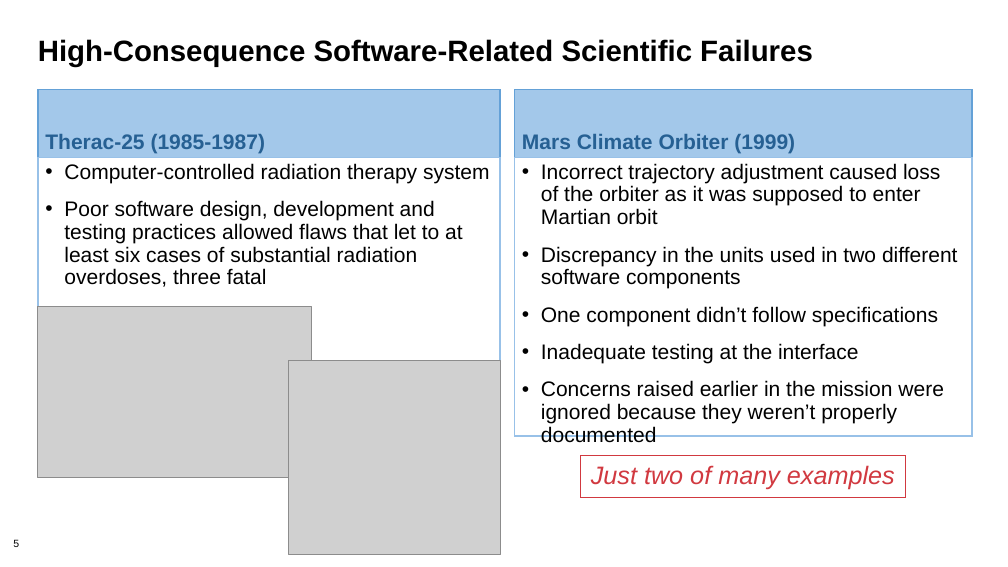
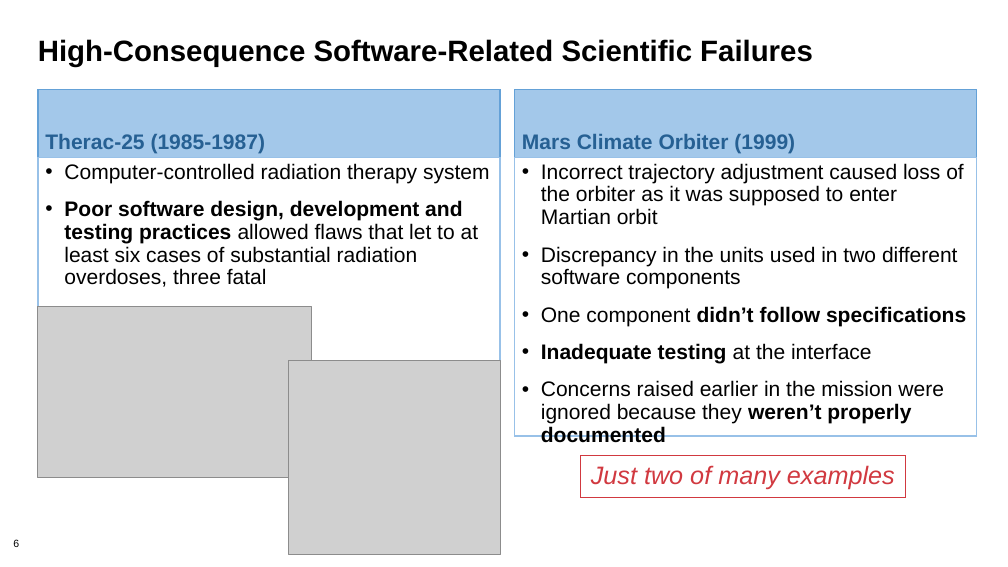
Before and after one commit to betterscientificsoftware/bssw-tutorial, a slide deck: slide 6 of presentations/01-overview.pptx (slide 5 before the commit). Drawn at 1008x567 pixels with LibreOffice and Linux fonts; fonts in the diff are those of the drawing; grey boxes stand for pictures; background and template pictures are left out. Boxes give left, top, right and bottom in pixels: in the first picture for what was removed or moved away, otherwise in the second. Text is boxed around its words. In the diff, an @@ line names an element or a change of style, - is before the commit and + after.

```diff
--- a/presentations/01-overview.pptx
+++ b/presentations/01-overview.pptx
@@ text "Mars Climate Orbiter (1999)": place and size @@
-text "Mars Climate Orbiter (1999)" at [514,89,972,157]
+text "Mars Climate Orbiter (1999)" at [514,89,976,157]
@@ text "Incorrect trajectory adjustment caused loss ...": place and size @@
-text "Incorrect trajectory adjustment caused loss ..." at [514,157,972,436]
+text "Incorrect trajectory adjustment caused loss ..." at [514,157,976,436]
@@ text at [64,200,479,287]: bold on in "Poor software design, development and testing practices" @@
@@ text at [541,306,966,443]: bold on in "didn’t follow specifications", "Inadequate testing", "weren’t properly documented" @@
@@ page number at [13,539,19,547]: text changed @@
-5
+6
```
Also in this commit, not shown: 5 other slides changed, 8 other files.
